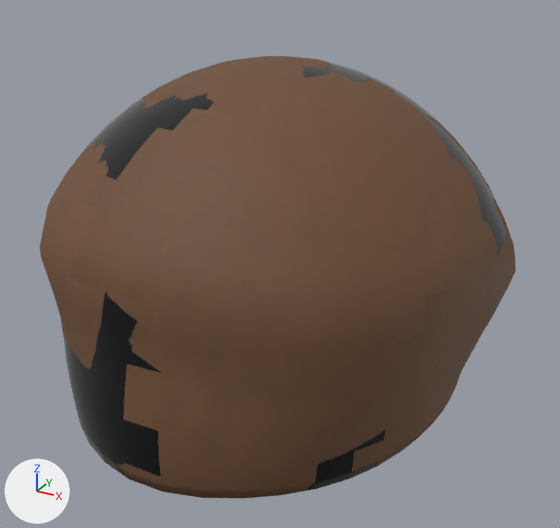
The glTF model hollowmere/Assets/Resources/Gear/Fitted/leather/t1_head.glb, before and after one commit.
Camera for both pictures: a camera (50 mm lens) standing at (0.177, -0.336, 1.841) and looking at (0.001, -0.016, 1.681). Arrows for +X, +Y and +Z are at lower left; the lights stay in place. The picture after the commit comes second. Vertices at exactly the same position are counted once.

Script lines for the objects in view, before the commit:
```python
me_head_t1 = bpy.data.meshes.new('head_t1')
me_head_t1.from_pydata(...)  # 1634 vertices, 3264 faces; spans x -0.114..0.111, y -0.136..0.127, z 1.625..1.782
me_head_t1.materials.append(mat_leather_t1_head)
ob_head_t1 = bpy.data.objects.new('head_t1', me_head_t1)
ob_head_t1.location = (0.0, 0.0, 0.0)
```
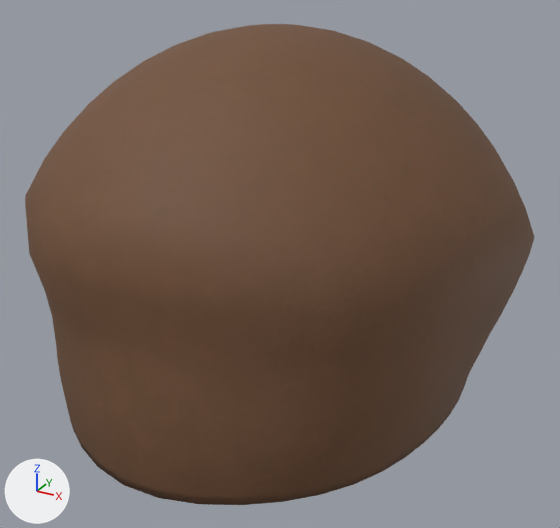
The change, as a list of edits to the scene's bpy script:
```text
Change me_head_t1:
    used by ob_head_t1; location = (0.0, 0.0, 0.0)
    remove me_head_t1.from_pydata(...)  # 1634 vertices, 3264 faces; spans x -0.114..0.111, y -0.136..0.127, z 1.625..1.782
    add me_head_t1.from_pydata(...)  # 1634 vertices, 3264 faces; spans x -0.12..0.117, y -0.14..0.135, z 1.625..1.797
    me_head_t1 part 1: 1634 of 1634 vertices moved; they spanned x -0.114..0.111, y -0.136..0.127, z 1.625..1.782 and now span x -0.12..0.117, y -0.14..0.135, z 1.625..1.797; mean shift (0.0, 0.0, 0.007)
    me_head_t1 part 2: 3262 kept faces spanning x -0.12..0.117, y -0.14..0.135, z 1.625..1.797 get new texture (UV) coordinates
```

Location of each change, (x1, y1, x2, y2) in pixels of the pictures (560 x 528 px; the box of a moved part takes in the faces that stretch with it):
'head_t1', reshaped (7% wider, 9% taller)
    before: (40, 56, 516, 499)
    after: (25, 24, 534, 505)
part 1 of me_head_t1, moved or reshaped (mostly hidden)
    before: (276, 78, 289, 93)
    after: (276, 45, 291, 62)
part 2 of me_head_t1, surface changed
    before: (40, 56, 516, 499)
    after: (25, 24, 534, 505)
